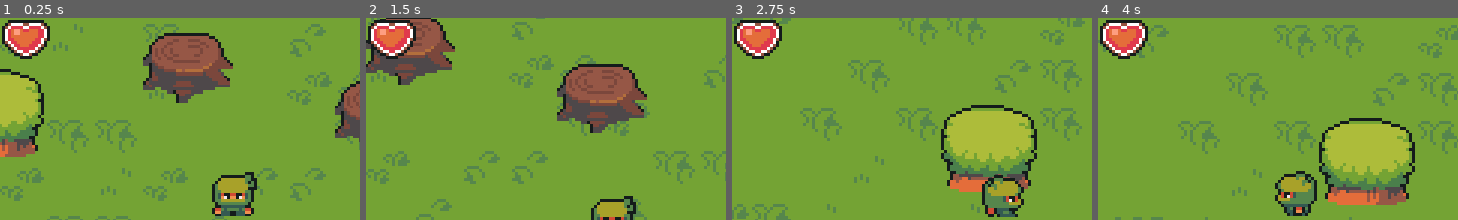
Above: before the commit, frames 1-4 (left to right).
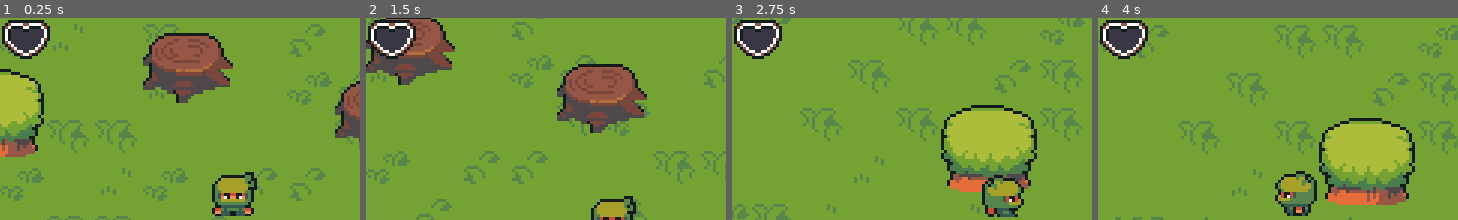
Above: after the commit, the same moments.

Repository: jeisaRaja/godot-arpg-learn
Game: Godot game, scene res://scenes/world.tscn
Two runs of this game, one before a commit and one after it. Both use one fixed random seed, a clock stepped at 60 frames per second and the inputs below.
Inputs:
- Up to frame 1 (0.25 s): no input
- Up to frame 2 (1.5 s): hold Right (ui_right) 0.53-1.28 s; hold Down (ui_down) from 1.28 s (still down)
- Up to frame 3 (2.75 s): release Down (ui_down) at 2.03 s; hold Right (ui_right) from 2.03 s (still down)
- Up to frame 4 (4 s): release Right (ui_right) at 2.78 s; hold Up (ui_up) 2.78-3.53 s; hold Left (ui_left) from 3.53 s (still down)
The pictures show only the part of the screen within x 18-68%, y 1-51%; the shares and areas given below are measured in that part.

The runs differ from the first frame. In frame 1, 1.0% of the frame differs, in the area x 2-13%, y 3-18%; in frame 2, 1.0%; in frame 3, 1.0%; in frame 4, 1.0%.

Commit message:
add update hearts

Diff:
--- /dev/null
+++ b/gui/heart.gd
@@ -0,0 +1,14 @@
+extends Panel
+@onready var sprite = $Sprite2D
+# Called when the node enters the scene tree for the first time.
+func _ready():
+	pass # Replace with function body.
+
+
+# Called every frame. 'delta' is the elapsed time since the previous frame.
+func _process(delta):
+	pass
+
+func update(whole: bool):
+	if whole: sprite.frame = 4
+	else: sprite.frame = 0
--- a/gui/heart.tscn
+++ b/gui/heart.tscn
@@ -1,11 +1,13 @@
-[gd_scene load_steps=2 format=3 uid="uid://dia2bt6oosi2w"]
+[gd_scene load_steps=3 format=3 uid="uid://dia2bt6oosi2w"]
 
+[ext_resource type="Script" path="res://gui/heart.gd" id="1_fqkpj"]
 [ext_resource type="Texture2D" uid="uid://bm3laa5ek0u4h" path="res://art/heart.png" id="1_k01rr"]
 
 [node name="heartGUI" type="Panel"]
 self_modulate = Color(1, 1, 1, 0)
 offset_right = 16.0
 offset_bottom = 15.0
+script = ExtResource("1_fqkpj")
 
 [node name="Sprite2D" type="Sprite2D" parent="."]
 position = Vector2(8, 8)
--- a/gui/hearts_container.gd
+++ b/gui/hearts_container.gd
@@ -12,3 +12,10 @@
 	for i in range(max):
 		var heart = HeartGUIClass.instantiate()
 		add_child(heart)
+
+func updateHearts(currHealth: int):
+	var hearts = get_children()
+	for i in range(currHealth):
+		hearts[i].update(true)
+	for i in range(currHealth, hearts.size()):
+		hearts[i].update(false)
--- a/lava/lava.tscn
+++ b/lava/lava.tscn
@@ -51,6 +51,45 @@
 radius = 13.3333
 height = 26.6667
 
+[sub_resource type="Animation" id="Animation_tyhd1"]
+length = 0.001
+tracks/0/type = "value"
+tracks/0/imported = false
+tracks/0/enabled = true
+tracks/0/path = NodePath("Sprite2D:frame_coords")
+tracks/0/interp = 1
+tracks/0/loop_wrap = true
+tracks/0/keys = {
+"times": PackedFloat32Array(0),
+"transitions": PackedFloat32Array(1),
+"update": 1,
+"values": [Vector2i(0, 0)]
+}
+tracks/1/type = "value"
+tracks/1/imported = false
+tracks/1/enabled = true
+tracks/1/path = NodePath("hitBox/CollisionShape2D:position")
+tracks/1/interp = 1
+tracks/1/loop_wrap = true
+tracks/1/keys = {
+"times": PackedFloat32Array(0),
+"transitions": PackedFloat32Array(1),
+"update": 0,
+"values": [Vector2(0, -8)]
+}
+tracks/2/type = "value"
+tracks/2/imported = false
+tracks/2/enabled = true
+tracks/2/path = NodePath("hitBox/CollisionShape2D:scale")
+tracks/2/interp = 1
+tracks/2/loop_wrap = true
+tracks/2/keys = {
+"times": PackedFloat32Array(0),
+"transitions": PackedFloat32Array(1),
+"update": 0,
+"values": [Vector2(0.6, 0.6)]
+}
+
 [sub_resource type="Animation" id="Animation_ojjws"]
 resource_name = "walkDown"
 length = 0.8
@@ -93,43 +132,88 @@
 "values": [Vector2(0.6, 0.6), Vector2(0.6, 0.6)]
 }
 
-[sub_resource type="Animation" id="Animation_tyhd1"]
-length = 0.001
-tracks/0/type = "value"
-tracks/0/imported = false
-tracks/0/enabled = true
-tracks/0/path = NodePath("Sprite2D:frame_coords")
-tracks/0/interp = 1
-tracks/0/loop_wrap = true
-tracks/0/keys = {
-"times": PackedFloat32Array(0),
-"transitions": PackedFloat32Array(1),
-"update": 1,
-"values": [Vector2i(0, 0)]
-}
-tracks/1/type = "value"
-tracks/1/imported = false
-tracks/1/enabled = true
-tracks/1/path = NodePath("hitBox/CollisionShape2D:position")
-tracks/1/interp = 1
-tracks/1/loop_wrap = true
-tracks/1/keys = {
-"times": PackedFloat32Array(0),
-"transitions": PackedFloat32Array(1),
-"update": 0,
-"values": [Vector2(0, -8)]
-}
-tracks/2/type = "value"
-tracks/2/imported = false
-tracks/2/enabled = true
-tracks/2/path = NodePath("hitBox/CollisionShape2D:scale")
-tracks/2/interp = 1
-tracks/2/loop_wrap = true
-tracks/2/keys = {
-"times": PackedFloat32Array(0),
-"transitions": PackedFloat32Array(1),
-"update": 0,
-"values": [Vector2(0.6, 0.6)]
+[sub_resource type="Animation" id="Animation_okqux"]
+resource_name = "walkLeft"
+length = 0.8
+loop_mode = 1
+step = 0.2
+tracks/0/type = "value"
+tracks/0/imported = false
+tracks/0/enabled = true
+tracks/0/path = NodePath("Sprite2D:frame_coords")
+tracks/0/interp = 1
+tracks/0/loop_wrap = true
+tracks/0/keys = {
+"times": PackedFloat32Array(0, 0.2, 0.4, 0.6),
+"transitions": PackedFloat32Array(1, 1, 1, 1),
+"update": 1,
+"values": [Vector2i(2, 0), Vector2i(2, 1), Vector2i(2, 2), Vector2i(2, 3)]
+}
+tracks/1/type = "value"
+tracks/1/imported = false
+tracks/1/enabled = true
+tracks/1/path = NodePath("hitBox/CollisionShape2D:position")
+tracks/1/interp = 1
+tracks/1/loop_wrap = true
+tracks/1/keys = {
+"times": PackedFloat32Array(0, 0.2, 0.4, 0.6),
+"transitions": PackedFloat32Array(1, 1, 1, 1),
+"update": 0,
+"values": [Vector2(0, -8), Vector2(-1, -8), Vector2(-5.96046e-08, -8), Vector2(1, -8)]
+}
+tracks/2/type = "value"
+tracks/2/imported = false
+tracks/2/enabled = true
+tracks/2/path = NodePath("hitBox/CollisionShape2D:scale")
+tracks/2/interp = 1
+tracks/2/loop_wrap = true
+tracks/2/keys = {
+"times": PackedFloat32Array(0, 0.2, 0.4, 0.6),
+"transitions": PackedFloat32Array(1, 1, 1, 1),
+"update": 0,
+"values": [Vector2(0.6, 0.6), Vector2(0.6, 0.6), Vector2(0.6, 0.6), Vector2(0.6, 0.6)]
+}
+
+[sub_resource type="Animation" id="Animation_hgnhl"]
+resource_name = "walkRight"
+length = 0.8
+loop_mode = 1
+step = 0.2
+tracks/0/type = "value"
+tracks/0/imported = false
+tracks/0/enabled = true
+tracks/0/path = NodePath("Sprite2D:frame_coords")
+tracks/0/interp = 1
+tracks/0/loop_wrap = true
+tracks/0/keys = {
+"times": PackedFloat32Array(0, 0.2, 0.4, 0.6),
+"transitions": PackedFloat32Array(1, 1, 1, 1),
+"update": 1,
+"values": [Vector2i(3, 0), Vector2i(3, 1), Vector2i(3, 2), Vector2i(3, 3)]
+}
+tracks/1/type = "value"
+tracks/1/imported = false
+tracks/1/enabled = true
+tracks/1/path = NodePath("hitBox/CollisionShape2D:position")
+tracks/1/interp = 1
+tracks/1/loop_wrap = true
+tracks/1/keys = {
+"times": PackedFloat32Array(0, 0.2, 0.4, 0.6),
+"transitions": PackedFloat32Array(1, 1, 1, 1),
+"update": 0,
+"values": [Vector2(0, -8), Vector2(1, -8), Vector2(-5.96046e-08, -8), Vector2(-1, -8)]
+}
+tracks/2/type = "value"
+tracks/2/imported = false
+tracks/2/enabled = true
+tracks/2/path = NodePath("hitBox/CollisionShape2D:scale")
+tracks/2/interp = 1
+tracks/2/loop_wrap = true
+tracks/2/keys = {
+"times": PackedFloat32Array(0, 0.2, 0.4, 0.6),
+"transitions": PackedFloat32Array(1, 1, 1, 1),
+"update": 0,
+"values": [Vector2(0.6, 0.6), Vector2(0.6, 0.6), Vector2(0.6, 0.6), Vector2(0.6, 0.6)]
 }
 
 [sub_resource type="Animation" id="Animation_qgu2t"]
@@ -172,90 +256,6 @@
 "transitions": PackedFloat32Array(1, 1),
 "update": 0,
 "values": [Vector2(0.6, 0.6), Vector2(0.6, 0.6)]
-}
-
-[sub_resource type="Animation" id="Animation_okqux"]
-resource_name = "walkLeft"
-length = 0.8
-loop_mode = 1
-step = 0.2
-tracks/0/type = "value"
-tracks/0/imported = false
-tracks/0/enabled = true
-tracks/0/path = NodePath("Sprite2D:frame_coords")
-tracks/0/interp = 1
-tracks/0/loop_wrap = true
-tracks/0/keys = {
-"times": PackedFloat32Array(0, 0.2, 0.4, 0.6),
-"transitions": PackedFloat32Array(1, 1, 1, 1),
-"update": 1,
-"values": [Vector2i(2, 0), Vector2i(2, 1), Vector2i(2, 2), Vector2i(2, 3)]
-}
-tracks/1/type = "value"
-tracks/1/imported = false
-tracks/1/enabled = true
-tracks/1/path = NodePath("hitBox/CollisionShape2D:position")
-tracks/1/interp = 1
-tracks/1/loop_wrap = true
-tracks/1/keys = {
-"times": PackedFloat32Array(0, 0.2, 0.4, 0.6),
-"transitions": PackedFloat32Array(1, 1, 1, 1),
-"update": 0,
-"values": [Vector2(0, -8), Vector2(-1, -8), Vector2(-5.96046e-08, -8), Vector2(1, -8)]
-}
-tracks/2/type = "value"
-tracks/2/imported = false
-tracks/2/enabled = true
-tracks/2/path = NodePath("hitBox/CollisionShape2D:scale")
-tracks/2/interp = 1
-tracks/2/loop_wrap = true
-tracks/2/keys = {
-"times": PackedFloat32Array(0, 0.2, 0.4, 0.6),
-"transitions": PackedFloat32Array(1, 1, 1, 1),
-"update": 0,
-"values": [Vector2(0.6, 0.6), Vector2(0.6, 0.6), Vector2(0.6, 0.6), Vector2(0.6, 0.6)]
-}
-
-[sub_resource type="Animation" id="Animation_hgnhl"]
-resource_name = "walkRight"
-length = 0.8
-loop_mode = 1
-step = 0.2
-tracks/0/type = "value"
-tracks/0/imported = false
-tracks/0/enabled = true
-tracks/0/path = NodePath("Sprite2D:frame_coords")
-tracks/0/interp = 1
-tracks/0/loop_wrap = true
-tracks/0/keys = {
-"times": PackedFloat32Array(0, 0.2, 0.4, 0.6),
-"transitions": PackedFloat32Array(1, 1, 1, 1),
-"update": 1,
-"values": [Vector2i(3, 0), Vector2i(3, 1), Vector2i(3, 2), Vector2i(3, 3)]
-}
-tracks/1/type = "value"
-tracks/1/imported = false
-tracks/1/enabled = true
-tracks/1/path = NodePath("hitBox/CollisionShape2D:position")
-tracks/1/interp = 1
-tracks/1/loop_wrap = true
-tracks/1/keys = {
-"times": PackedFloat32Array(0, 0.2, 0.4, 0.6),
-"transitions": PackedFloat32Array(1, 1, 1, 1),
-"update": 0,
-"values": [Vector2(0, -8), Vector2(1, -8), Vector2(-5.96046e-08, -8), Vector2(-1, -8)]
-}
-tracks/2/type = "value"
-tracks/2/imported = false
-tracks/2/enabled = true
-tracks/2/path = NodePath("hitBox/CollisionShape2D:scale")
-tracks/2/interp = 1
-tracks/2/loop_wrap = true
-tracks/2/keys = {
-"times": PackedFloat32Array(0, 0.2, 0.4, 0.6),
-"transitions": PackedFloat32Array(1, 1, 1, 1),
-"update": 0,
-"values": [Vector2(0.6, 0.6), Vector2(0.6, 0.6), Vector2(0.6, 0.6), Vector2(0.6, 0.6)]
 }
 
 [sub_resource type="AnimationLibrary" id="AnimationLibrary_33yau"]
--- a/scenes/world.gd
+++ b/scenes/world.gd
@@ -1,7 +1,10 @@
 extends Node2D
+@onready var player = $TileMap/Player
+@onready var heartsContainer = $CanvasLayer/heartsContainer
 
 func _ready():
-	$CanvasLayer/heartsContainer.setMaxHearts(3)
+	heartsContainer.setMaxHearts(player.maxHealth)
+	heartsContainer.updateHearts(2)
 
 func _process(delta):
 	pass
